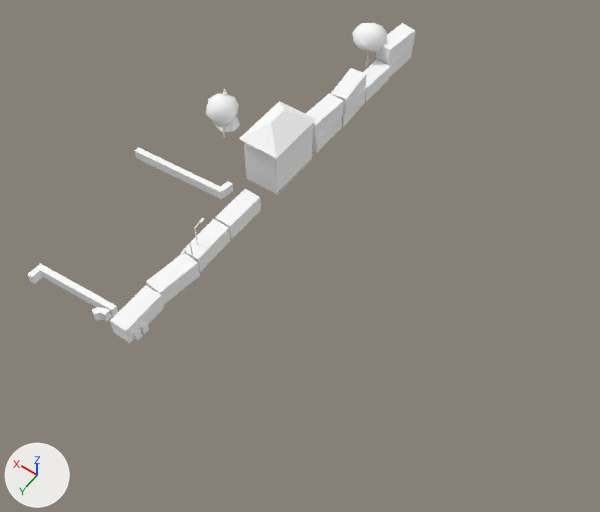
What one commit did to the glTF model cities/arlov-borggatan/pack/tiles/c-14_8.glb.
Camera for both pictures: a 50 mm camera at (-845.1, 570.2, 81.5) aimed at (-808.1, 518.4, 0.2). Every picture has the same lights, and +X, +Y and +Z are marked at lower left. The first picture is the older version. Where no turn or scale is listed for an object, it has been applied to the vertices. Vertices at exactly the same position are counted once.

Objects in the first picture: 'SM_Building_w208846635', 'SM_Edge_Containers_-14_8', 'SM_Street_Furniture_-14_8', 'SM_Trees_-14_8', 'SM_Wall_Hedge_-14_8'.
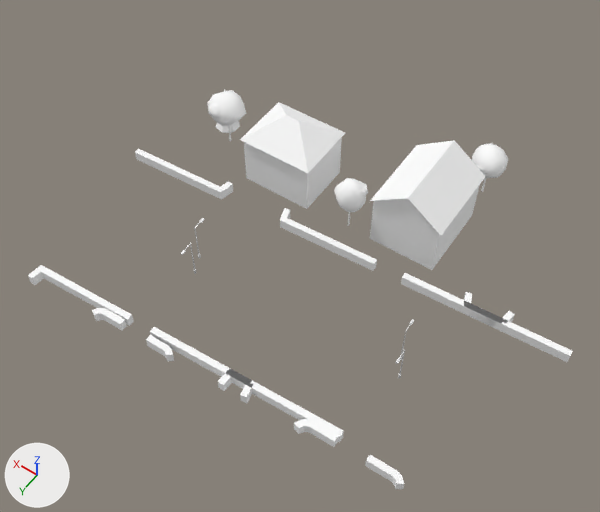
Changed parts and their boxes [x1, y1, x2, y2] in the pictures (600 x 512 px; the box of a moved part takes in the faces that stretch with it):
'SM_Wall_Hedge_-14_8', reshaped, moved, rescaled (164% wider, 75% taller)
    before: [27, 147, 233, 341]
    after: [28, 149, 573, 489]
'SM_Edge_Containers_-14_8', deleted
    before: [110, 23, 415, 343]
    faces in mat_m_container_rust_metal (white #ffffff): [182, 23, 415, 272]
    faces in mat_m_container_orange_metal (white #ffffff): [110, 285, 164, 343]
    faces in mat_m_container_red_metal (white #ffffff): [146, 253, 200, 304]
    faces in mat_m_container_blue_metal (white #ffffff): [306, 93, 344, 153]
    faces in mat_m_container_green_metal (white #ffffff): [215, 189, 261, 240]
'SM_Building_w208846733', added
    after: [370, 140, 486, 270]
    faces in mat_m_roof_tiles_dark (white #ffffff): [370, 140, 486, 236]
    faces in mat_m_concrete (white #ffffff): [370, 185, 480, 270]
    faces in mat_m_wall_brick_red_blank (white #ffffff): [376, 198, 434, 228]
'SM_Building_w208846635', reshaped, moved, rescaled (36% wider, 14% taller)
    before: [239, 101, 316, 195]
    after: [240, 102, 345, 209]
'SM_Trees_-14_8', reshaped, moved, rescaled (66% wider, 20% taller)
    before: [206, 23, 387, 137]
    after: [207, 89, 508, 226]
'SM_Street_Furniture_-14_8', moved, rescaled
    before: [181, 218, 205, 260]
    after: [181, 218, 414, 378]
part 1 of me_sm_building_w208846635, rebuilt
    before: [244, 123, 313, 194]
    after: [244, 137, 342, 209]
part 2 of me_sm_building_w208846635, rebuilt (36% wider, 24% taller)
    before: [239, 101, 316, 158]
    after: [240, 102, 345, 173]
part 3 of me_sm_building_w208846635, deleted
    before: [246, 159, 312, 195]
part 4 of me_sm_trees__14_8, moved or reshaped
    before: [366, 52, 369, 67]
    after: [481, 178, 486, 192]
part 5 of me_sm_trees__14_8, moved or reshaped
    before: [222, 127, 225, 137]
    after: [228, 125, 231, 141]
part 6 of me_sm_trees__14_8, moved or reshaped
    before: [215, 117, 240, 132]
    after: [216, 121, 240, 133]
part 7 of me_sm_trees__14_8, deleted
    before: [206, 23, 387, 127]
part 8 of me_sm_trees__14_8, added
    after: [472, 143, 508, 178]
part 9 of me_sm_trees__14_8, added
    after: [207, 90, 246, 126]
part 10 of me_sm_trees__14_8, added
    after: [334, 178, 368, 212]

What changed in the scene script:
```text
Change me_sm_building_w208846635:
    used by ob_sm_building_w208846635; location = (-796.8, 507.5, 4.4); scale = (4.75, 4.75, 4.75)
    remove me_sm_building_w208846635.from_pydata(...)  # 22 vertices, 22 faces; spans x -0.63..0.63, y -0.92..0.92, z -1.0..1.0
    add me_sm_building_w208846635.from_pydata(...)  # 14 vertices, 14 faces; spans x -1.0..1.0, y -0.83..0.83, z -0.96..0.96
    me_sm_building_w208846635 part 1: the loose piece of 8 vertices spanning x -0.56..0.56, y -0.85..0.85, z -0.97..0.6 is rebuilt with 8 vertices and now spans x -0.93..0.93, y -0.77..0.77, z -0.96..0.43
    me_sm_building_w208846635 part 2: the loose piece of 6 vertices spanning x -0.63..0.63, y -0.92..0.92, z 0.55..1.0 is rebuilt with 6 vertices and now spans x -1.0..1.0, y -0.83..0.83, z 0.38..0.96
    me_sm_building_w208846635 part 3: the loose piece of 8 vertices spanning x -0.56..0.56, y -0.85..0.85, z -1.0..-0.94 is deleted
    remove me_sm_building_w208846635.materials.append(mat_m_concrete)  # white #ffffff
Change me_sm_trees__14_8:
    used by ob_sm_trees__14_8; location = (-791.4, 494.9, 3.8); scale = (14.6, 14.6, 14.6)
    remove me_sm_trees__14_8.from_pydata(...)  # 312 vertices, 537 faces; spans x -0.45..0.45, y -1.0..1.0, z -0.25..0.25
    add me_sm_trees__14_8.from_pydata(...)  # 450 vertices, 789 faces; spans x -1.0..1.0, y -0.51..0.51, z -0.21..0.21
    me_sm_trees__14_8 part 4: the loose piece of 12 vertices spanning x -0.27..-0.25, y -0.83..-0.81, z -0.25..-0.03 is scaled about its middle by (0.687, 0.682, 0.799), then moved by (-0.62, 0.43, 0.01)
    me_sm_trees__14_8 part 5: the loose piece of 12 vertices spanning x 0.28..0.3, y 0.84..0.86, z -0.25..-0.04 is moved by (0.54, -0.62, 0.03)
    me_sm_trees__14_8 part 6: the loose piece of 8 vertices spanning x 0.22..0.45, y 0.62..0.86, z -0.19..0.04 is scaled about its middle by 0.755, then moved by (0.58, -0.59, 0.0)
    me_sm_trees__14_8 part 7: 6 loose pieces with 252 vertices, spanning x -0.45..0.43, y -1.0..1.0, z -0.05..0.25, are deleted
    me_sm_trees__14_8 part 8: 126 vertices added at x -1.0..-0.76, y -0.51..-0.26, z -0.04..0.19
    me_sm_trees__14_8 part 9: 126 vertices added at x 0.69..0.95, y 0.11..0.37, z -0.03..0.21
    me_sm_trees__14_8 part 10: 126 vertices added at x -0.42..-0.21, y 0.29..0.51, z -0.03..0.21
    other edits to the shape of me_sm_trees__14_8 do not show in these pictures
Change me_sm_wall_hedge__14_8:
    used by ob_sm_wall_hedge__14_8; location = (-790.0, 527.5, 0.7); scale = (13.1, 13.1, 13.1)
    remove me_sm_wall_hedge__14_8.from_pydata(...)  # 91 vertices, 127 faces; spans x -0.77..0.77, y -1.0..1.0, z -0.06..0.06
    add me_sm_wall_hedge__14_8.from_pydata(...)  # 224 vertices, 310 faces; spans x -1.0..1.0, y -0.47..0.47, z -0.02..0.02
    me_sm_wall_hedge__14_8 part 11: 91 vertices removed from x -0.77..0.77, y -1.0..1.0, z -0.06..0.06; 224 vertices added at x -1.0..1.0, y -0.47..0.47, z -0.02..0.02
Change ob_sm_building_w208846635:
    ob_sm_building_w208846635.location: (-796.8, 507.5, 4.4) -> (-799.2, 507.5, 4.9)
    ob_sm_building_w208846635.scale: (4.75, 4.75, 4.75) -> (5.35, 5.35, 5.35)
Remove ob_sm_edge_containers__14_8:
    ob_sm_edge_containers__14_8 = bpy.data.objects.new('SM_Edge_Containers_-14_8', me_sm_edge_containers__14_8)
Change ob_sm_street_furniture__14_8:
    ob_sm_street_furniture__14_8.location: (-798.6, 526.8, 2.8) -> (-812.5, 525.8, 2.8)
    ob_sm_street_furniture__14_8.scale: (2.88, 2.88, 2.88) -> (14.8, 14.8, 14.8)
Change ob_sm_trees__14_8:
    ob_sm_trees__14_8.location: (-791.4, 494.9, 3.8) -> (-804.2, 502.8, 4.0)
    ob_sm_trees__14_8.scale: (14.6, 14.6, 14.6) -> (19.4, 19.4, 19.4)
Change ob_sm_wall_hedge__14_8:
    ob_sm_wall_hedge__14_8.location: (-790.0, 527.5, 0.7) -> (-810.7, 526.0, 0.5)
    ob_sm_wall_hedge__14_8.scale: (13.1, 13.1, 13.1) -> (30.8, 30.8, 30.8)
Add ob_sm_building_w208846733:
    ob_sm_building_w208846733 = bpy.data.objects.new('SM_Building_w208846733', me_sm_building_w208846733)  # 22 vertices, 18 faces; spans x -4.95..4.95, y -5.83..5.83, z -5.34..5.34; in mat_m_concrete (white #ffffff), mat_m_wall_brick_red_blank (white #ffffff), mat_m_roof_tiles_dark (white #ffffff)
    ob_sm_building_w208846733.location = (-817.9, 505.3, 5.1)
```
